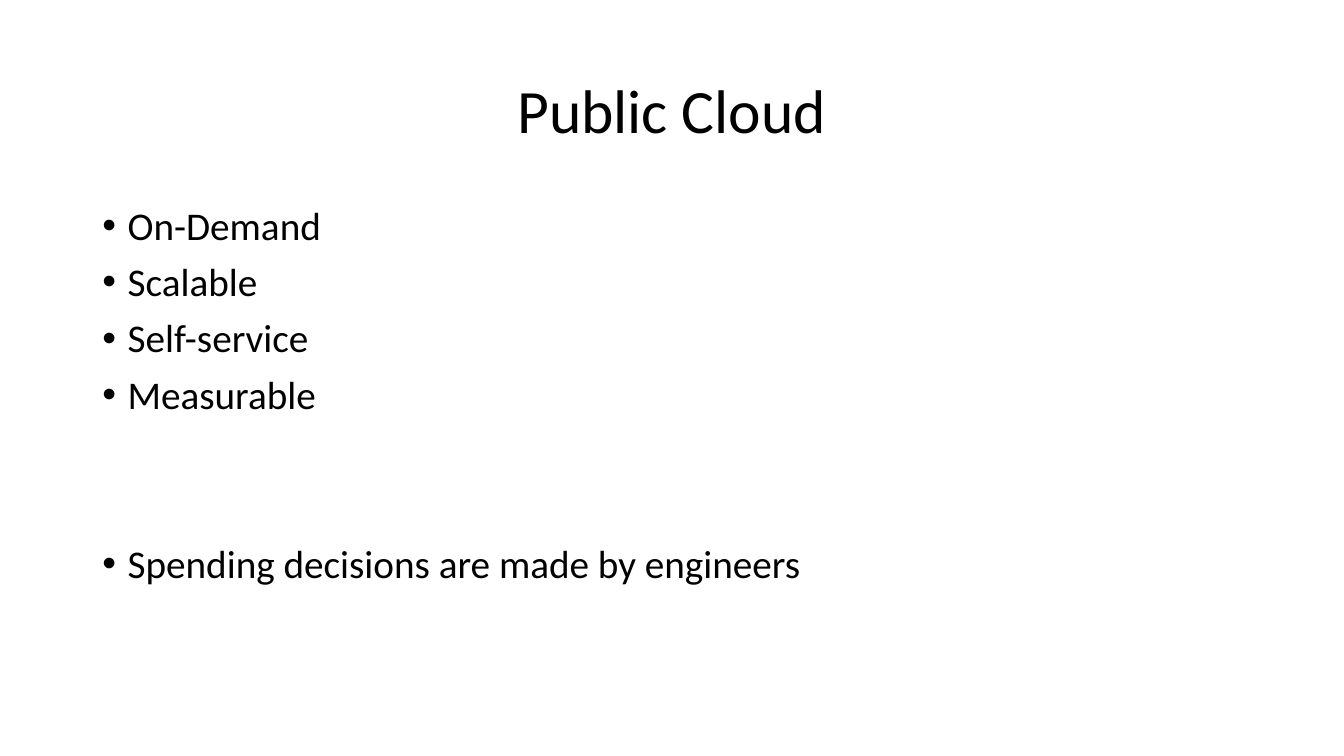
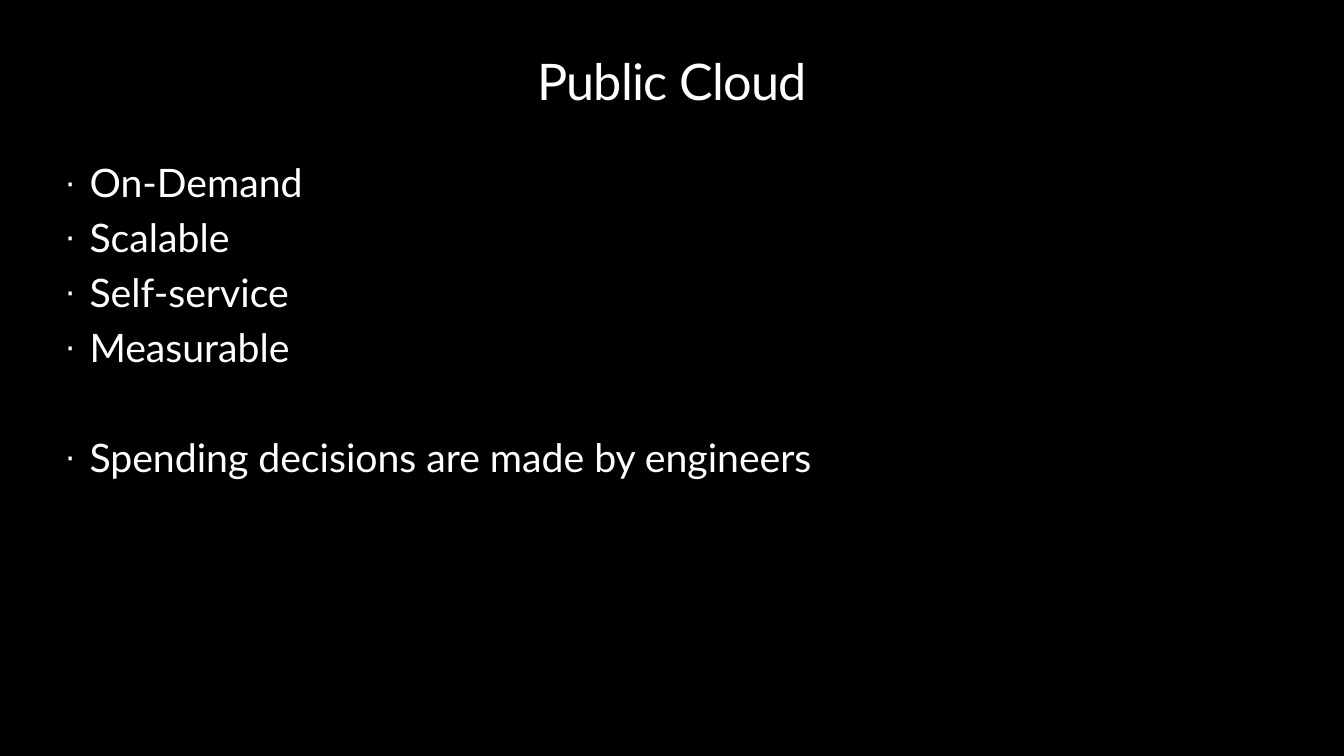
Before and after one commit to peterperov/MSFTCSA, a slide deck: slide 9 of 104-FinOps/Azure FinOps - Introduction.pptx (slide 7 before the commit). Drawn at 1344x756 pixels with LibreOffice and Linux fonts; fonts in the diff are those of the drawing; background and template pictures are left out. Boxes give left, top, right and bottom in pixels: in the first picture for what was removed or moved away, otherwise in the second. Text is boxed around its words. In the diff, an @@ line names an element or a change of style, - is before the commit and + after.

```diff
--- a/104-FinOps/Azure FinOps - Introduction.pptx
+++ b/104-FinOps/Azure FinOps - Introduction.pptx
@@ background #FFFFFF to #000000 @@
@@ title "Public Cloud": place and size @@
-title "Public Cloud" at bbox=[517, 90, 826, 134]
+title "Public Cloud" at bbox=[537, 63, 807, 101]
@@ title "Public Cloud" at bbox=[537, 63, 807, 101]: size 44 to 36 pt, font Calibri to Lato, text colour #000000 to #FFFFFF, letter spacing 0 to -0.5 pt; line spacing 0.9 to 1; vertical alignment middle to top @@
@@ text "On-Demand": place and size @@
-text "On-Demand" at bbox=[128, 212, 800, 585]
+text "On-Demand" at bbox=[90, 168, 811, 479]
@@ text "On-Demand" at bbox=[90, 168, 811, 479]: font Calibri to Lato, text colour #000000 to #FFFFFF; bullet • to ·; line spacing 0.9 to 1; less space between paragraphs @@
```
Also in this commit, not shown: 44 other slides changed, 5 slides added, 1 slide removed.
